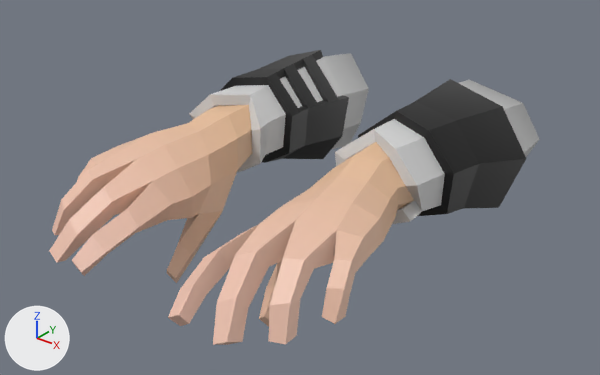
Before and after pictures for a commit that changed the FBX model Assets/Cannon Roar/Models/BothHands.fbx.
Before and after are seen from a 50 mm camera at (0.437, -0.434, 0.308) aimed at (0.012, 0.098, -0.022). Lighting does not change. The marker at lower left points along +X, +Y and +Z. The older version comes first. Where no turn or scale is listed for an object, it has been applied to the vertices.

Objects in the first picture: 'BothHands'.
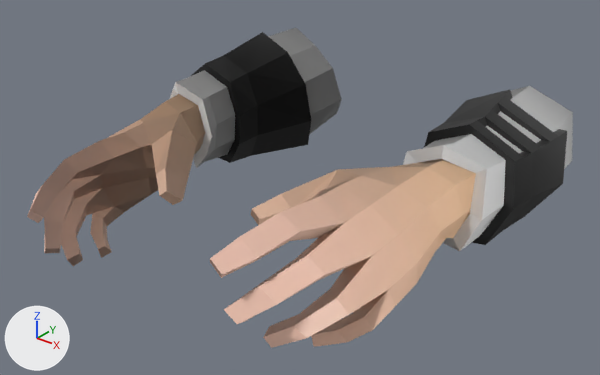
Diff of the bpy script that builds the scene:
```diff
--- a/Assets/Cannon Roar/Models/BothHands.fbx.py
+++ b/Assets/Cannon Roar/Models/BothHands.fbx.py
@@ me_mesh @@
 # used by ob_bothhands; location = (0.0044, 0.0993, -0.0207)
-me_mesh.from_pydata(...)  # 378 vertices, 748 faces; spans x -0.157..0.157, y -0.205..0.205, z -0.08..0.08
+me_mesh.from_pydata(...)  # 378 vertices, 748 faces; spans x -0.187..0.194, y -0.209..0.209, z -0.064..0.092
+# me_mesh part 1: the loose piece of 189 vertices spanning x 0.03..0.157, y -0.205..0.205, z -0.08..0.08 is turned 70.3 degrees about the y axis through its middle, then moved by (0.031, 0.0, 0.014)
+# me_mesh part 2: the loose piece of 189 vertices spanning x -0.157..-0.03, y -0.205..0.205, z -0.08..0.08 is multiplied about its middle by the matrix ((0.238, 0.038, -0.971), (-0.117, 0.993, 0.011), (0.964, 0.111, 0.241)), then moved by (-0.025, 0.0, 0.007)
 me_mesh.materials.append(mat_gradient1)
```

What differs and where, as boxes [x1, y1, x2, y2] in the pictures (600 x 375 px; the box of a moved part takes in the faces that stretch with it):
'BothHands', reshaped (11% wider, 8% taller): before [49, 50, 540, 345]; after [27, 28, 573, 348]
part 1 of me_mesh, moved or reshaped: before [168, 79, 540, 345]; after [210, 86, 573, 348]
part 2 of me_mesh, moved or reshaped: before [49, 50, 369, 283]; after [27, 28, 342, 266]
